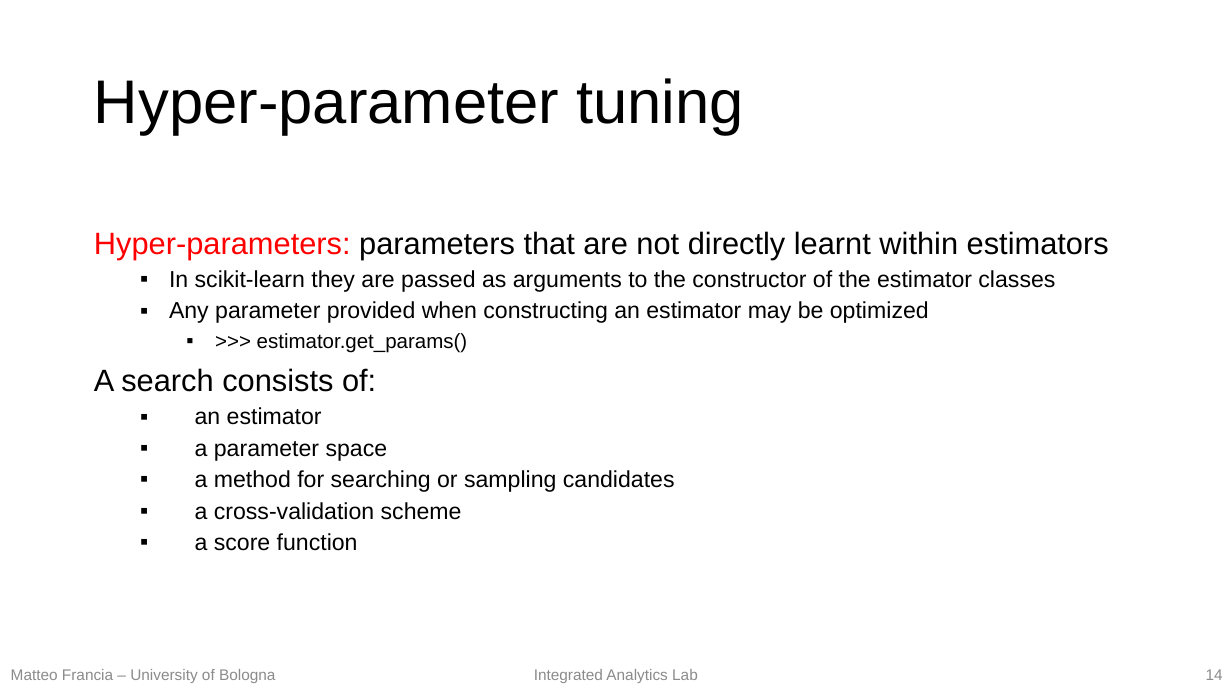
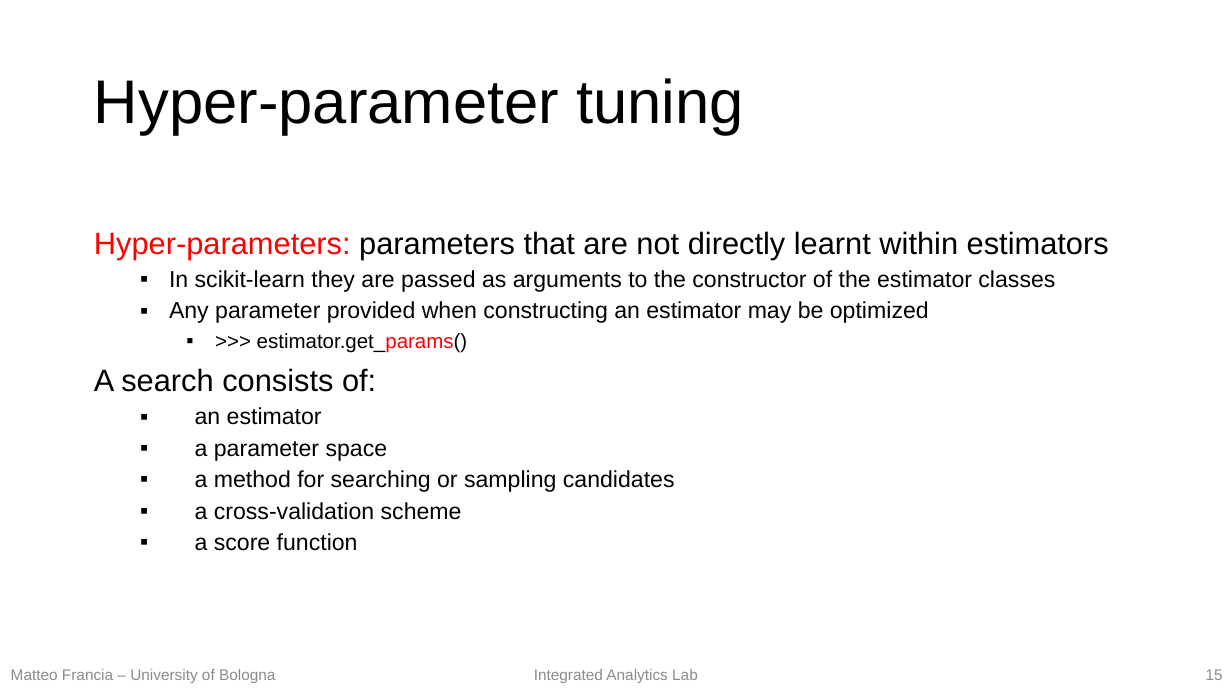
Before and after one commit to w4bo/teaching-handsondatapipelines, a slide deck: slide 15 of 02-MachineLearning/02-slides.pptx (slide 14 before the commit). Drawn at 1232x693 pixels with LibreOffice and Linux fonts; fonts in the diff are those of the drawing. Boxes give left, top, right and bottom in pixels: in the first picture for what was removed or moved away, otherwise in the second. Text is boxed around its words. In the diff, an @@ line names an element or a change of style, - is before the commit and + after.

```diff
--- a/02-MachineLearning/02-slides.pptx
+++ b/02-MachineLearning/02-slides.pptx
@@ text at <box>257,333,468,352</box>: text colour #000000 to #FF0000 in "estimator.get_params()" @@
@@ page number at <box>1206,669,1223,680</box>: text changed @@
-14
+15
```
Also in this commit, not shown: 1 other slide changed, 1 slide added, 4 other files.
